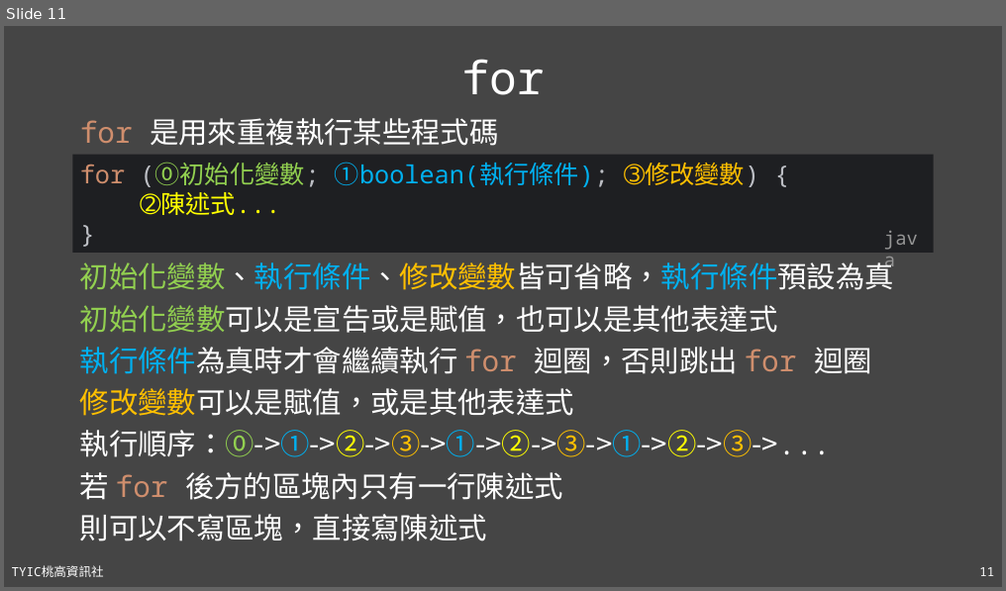
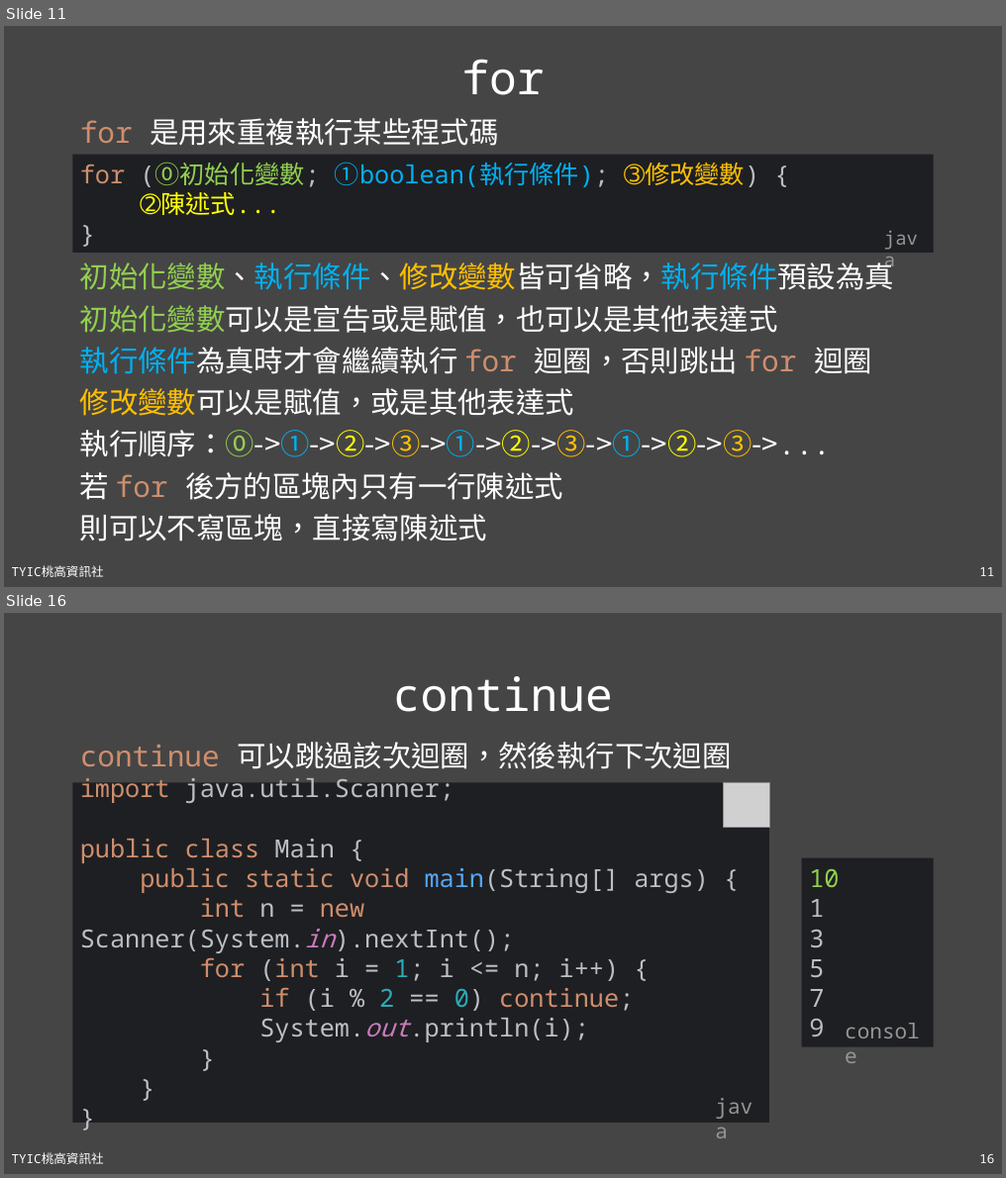
Before and after one commit to TYSHIC/slides, a slide deck: powerpoint/06_流程控制.pptx. Shown one above the other, each under a label of ours: slide 11 before the commit, slides 11 and 16 after it; the slides between them are not shown. The pictures are 1006x591 and 1006x1178 pixels, drawn with LibreOffice and Linux fonts; fonts in the diff are those of the drawing; grey boxes stand for pictures. Boxes give left, top, right and bottom in pixels: in the first picture for what was removed or moved away, otherwise in the second. Text is boxed around its words. In the diff, an @@ line names an element or a change of style, - is before the commit and + after.

```diff
--- a/powerpoint/06_流程控制.pptx
+++ b/powerpoint/06_流程控制.pptx
@@ slide 16 added at (4, 613, 1002, 1174), background #454545; not listed: 2 template elements that a slide beside it also shows @@
@@ title added at (393, 676, 613, 712), 44 pt, text #FFFFFF @@
+continue
@@ text added at (80, 742, 731, 769), 28 pt, text #FFFFFF @@
+continue 可以跳過該次迴圈，然後執行下次迴圈
@@ rectangle added at (73, 783, 770, 1123), fill #1E1F22, 24 pt, text #BCBEC4 @@
+import java.util.Scanner;
+public class Main {
+public static void main(String[] args) {
+int n = new Scanner(System.in).nextInt();
+for (int i = 1; i <= n; i++) {
+if (i % 2 == 0) continue;
+System.out.println(i);
+}
+}
+}
@@ picture added at (724, 783, 769, 828) @@
@@ rectangle added at (802, 859, 934, 1048), fill #1E1F22, 24 pt, text #BCBEC4 @@
+10
+1
+3
+5
+7
+9
@@ text added at (838, 1014, 933, 1048), 20 pt, text #969696 @@
+console
@@ text added at (709, 1090, 770, 1123), 20 pt, text #969696 @@
+java
```
Also in this commit, not shown: 2 slides changed, 6 other slides added, 9 other files.
